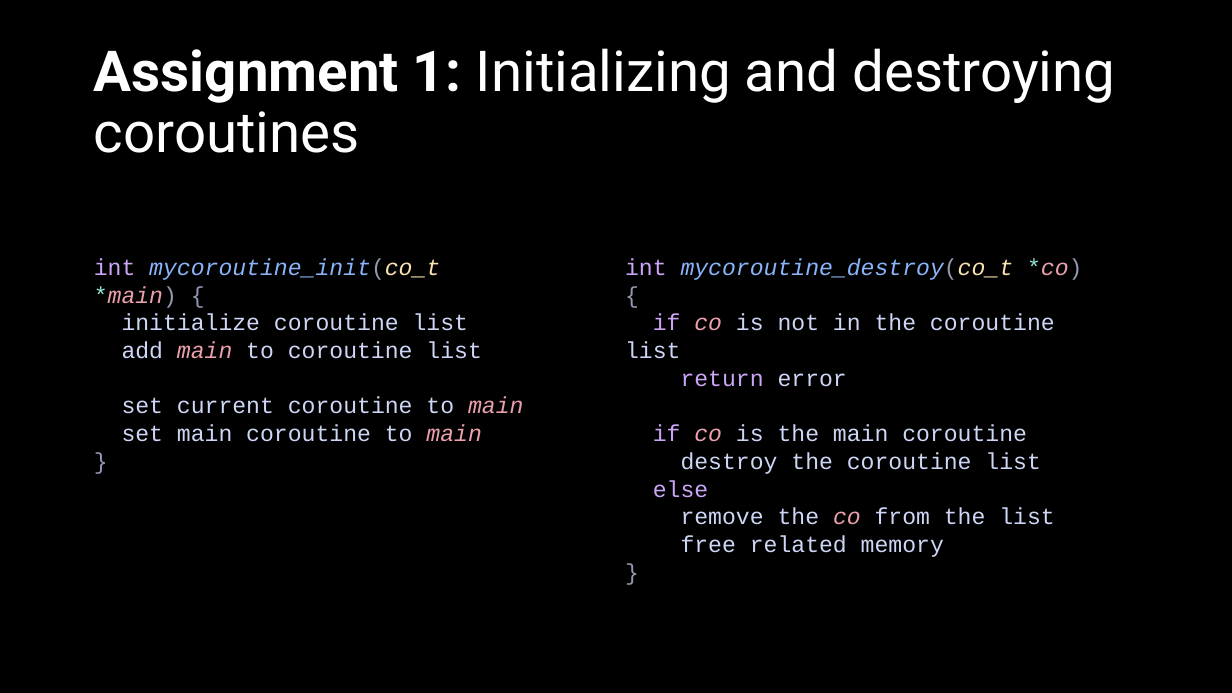
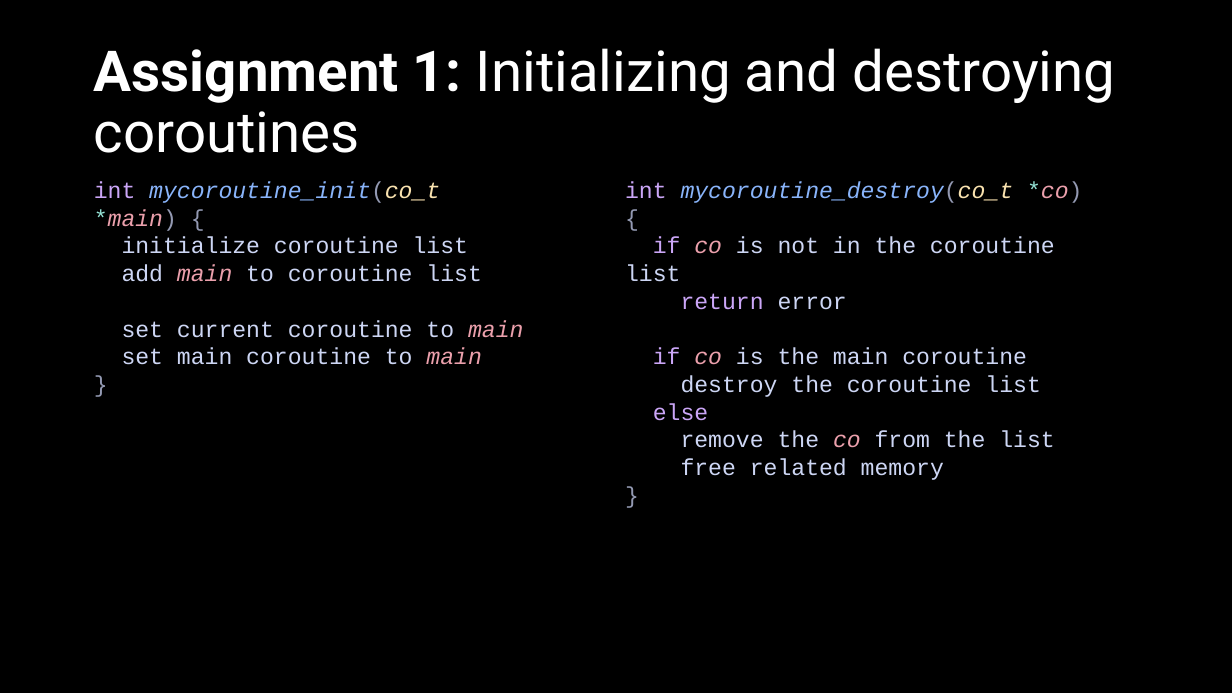
Before and after one commit to ACrispyCookie/ECE321-Concurrent-Programming, a slide deck: slide 3 of Project4/G9-4.pptx. Drawn at 1232x693 pixels with LibreOffice and Linux fonts; fonts in the diff are those of the drawing. Boxes give left, top, right and bottom in pixels: in the first picture for what was removed or moved away, otherwise in the second. Text is boxed around its words. In the diff, an @@ line names an element or a change of style, - is before the commit and + after.

```diff
--- a/Project4/G9-4.pptx
+++ b/Project4/G9-4.pptx
@@ text "int mycoroutine_init(co_t *main) {": place and size @@
-text "int mycoroutine_init(co_t *main) {" at [94, 258, 523, 442]
+text "int mycoroutine_init(co_t *main) {" at [94, 181, 523, 365]
@@ text "int mycoroutine_destroy(co_t *co) {": place and size @@
-text "int mycoroutine_destroy(co_t *co) {" at [625, 258, 1082, 525]
+text "int mycoroutine_destroy(co_t *co) {" at [625, 181, 1082, 448]
```
Also in this commit, not shown: 25 other slides changed, 12 slides added, 2 slides removed, 32 other files.
